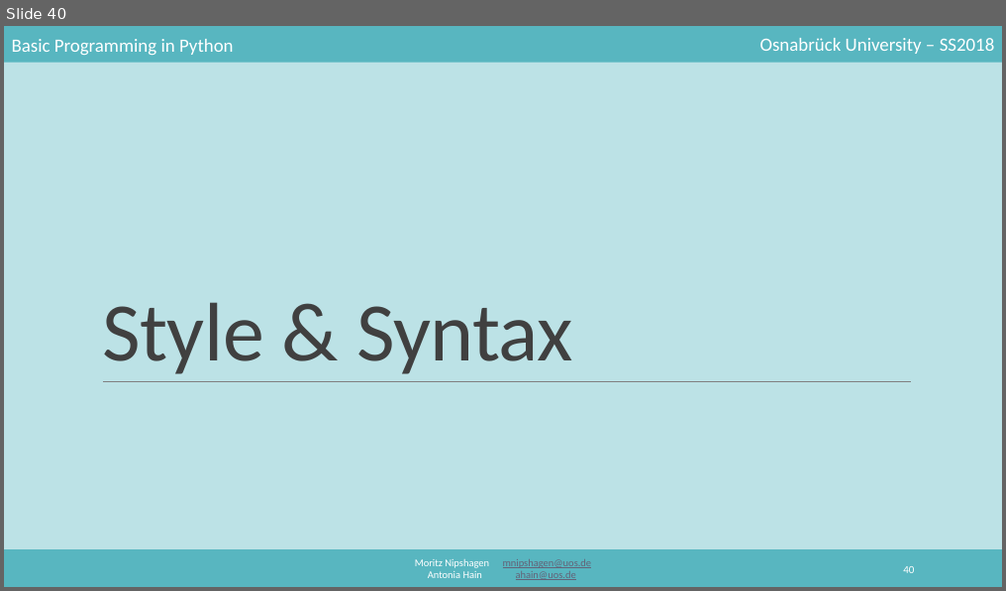
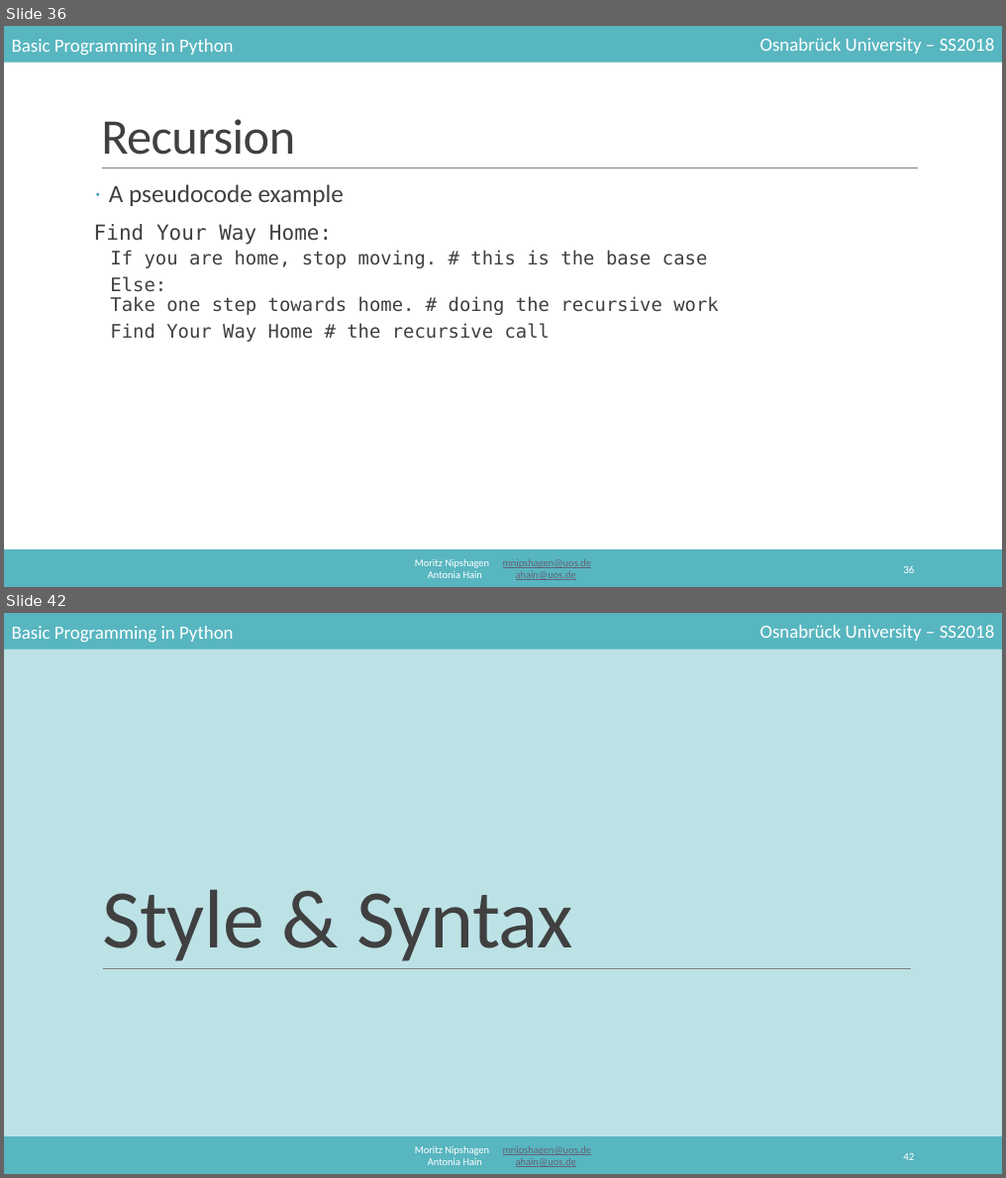
Before and after one commit to mnipshagen/monty, a slide deck: 2018/03/control_structures.pptx. Shown one above the other, each under a label of ours: slide 40 before the commit, slides 36 and 42 after it; the slides between them are not shown. The pictures are 1006x591 and 1006x1178 pixels, drawn with LibreOffice and Linux fonts; fonts in the diff are those of the drawing. Boxes give left, top, right and bottom in pixels: in the first picture for what was removed or moved away, otherwise in the second. Text is boxed around its words. In the diff, an @@ line names an element or a change of style, - is before the commit and + after.

```diff
--- a/2018/03/control_structures.pptx
+++ b/2018/03/control_structures.pptx
@@ slide 36 added at (4, 26, 1002, 587), background #FFFFFF; not listed: 5 template elements that a slide beside it also shows @@
@@ title added at (101, 119, 295, 155), 48 pt, text #404040 @@
+Recursion
@@ line added from (102, 169) to (918, 169), #808080 0.5 pt @@
@@ text added at (94, 184, 719, 342), 18 pt, text #404040 @@
+· A pseudocode example
+Find Your Way Home:
+  If you are home, stop moving. # this is the base case
+  Else:
+  Take one step towards home. # doing the recursive work
+  Find Your Way Home # the recursive call
@@ page number added at (903, 566, 914, 573), 10.5 pt, text #FFFFFF @@
+36
@@ what was slide 40 is now slide 42 @@
@@ page number at (903, 1154, 914, 1160): text changed @@
-40
+42
```
Also in this commit, not shown: 19 slides changed, 5 other slides added, 5 other files.
